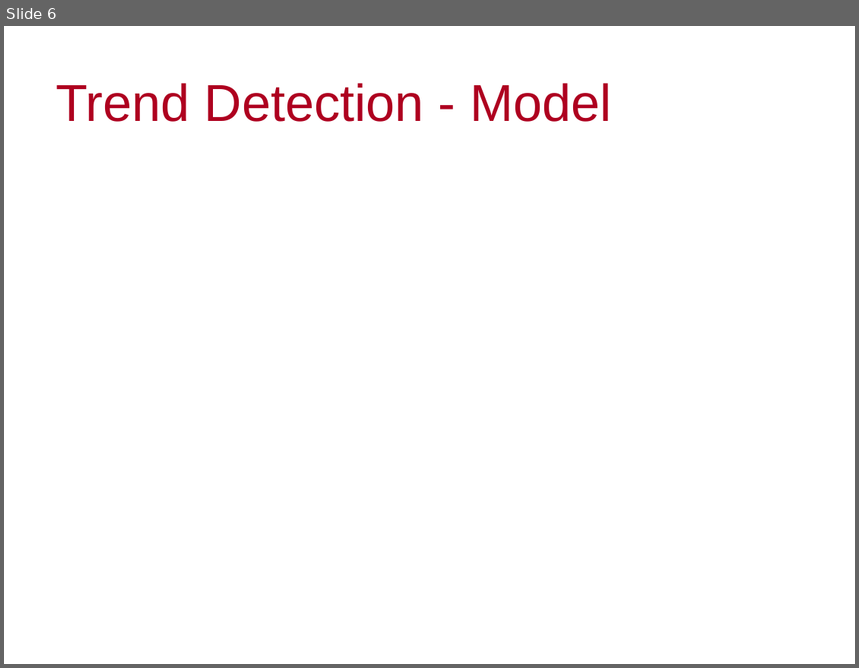
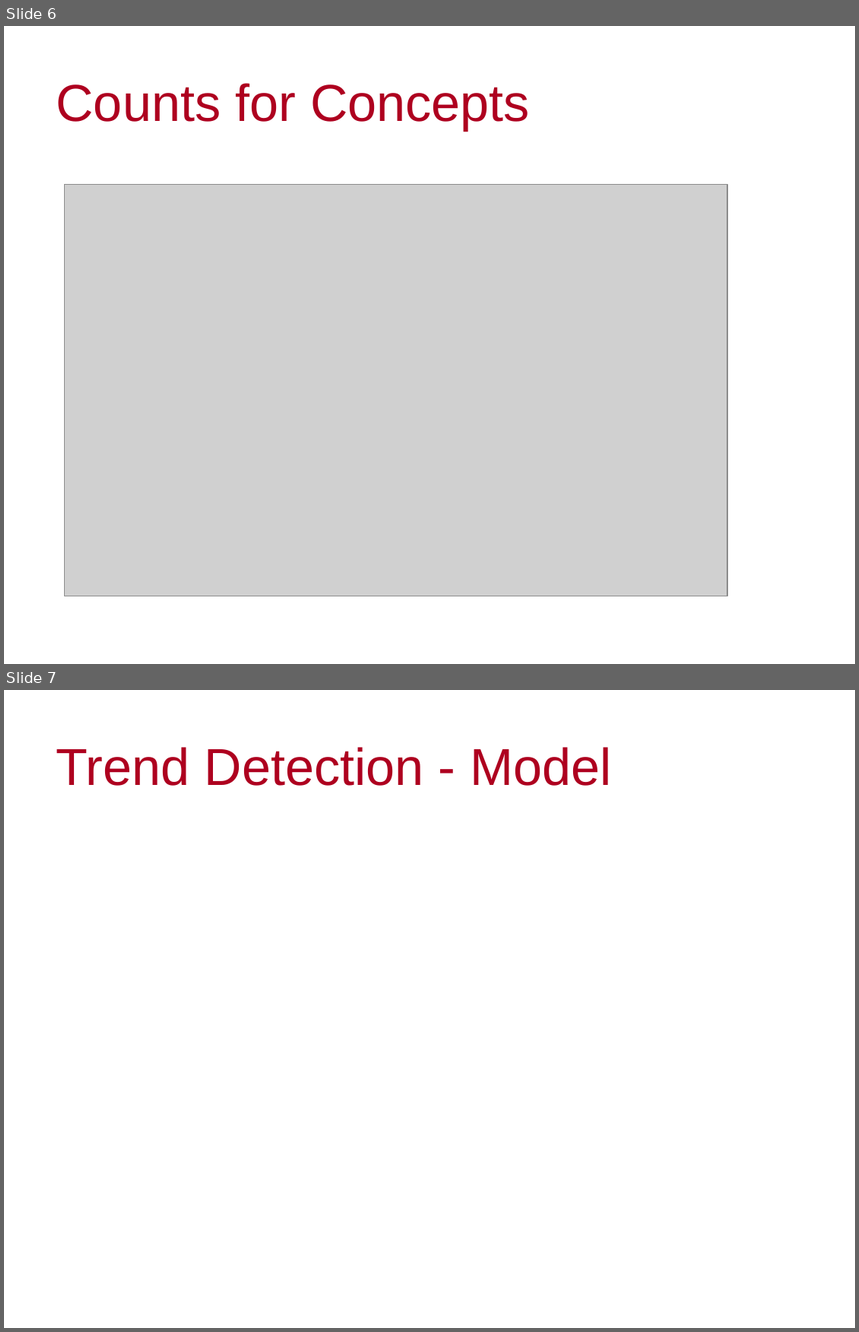
Before and after one commit to Zala/textMining, a slide deck: Presentation.pptx. Shown one above the other, each under a label of ours: slide 6 before the commit, slides 6 and 7 after it. The pictures are 859x668 and 859x1332 pixels, drawn with LibreOffice and Linux fonts; fonts in the diff are those of the drawing; grey boxes stand for pictures; background and template pictures are left out. Boxes give left, top, right and bottom in pixels: in the first picture for what was removed or moved away, otherwise in the second. Text is boxed around its words. In the diff, an @@ line names an element or a change of style, - is before the commit and + after.

```diff
--- a/Presentation.pptx
+++ b/Presentation.pptx
@@ slide 6 added at [4, 26, 855, 664], background #FFFFFF @@
@@ title added at [56, 83, 530, 131], 44 pt, text #AE001F @@
+Counts for Concepts
@@ picture added at [65, 184, 728, 596] @@
@@ what was slide 6 is now slide 7 @@
```
Also in this commit, not shown: 6 slides changed.
